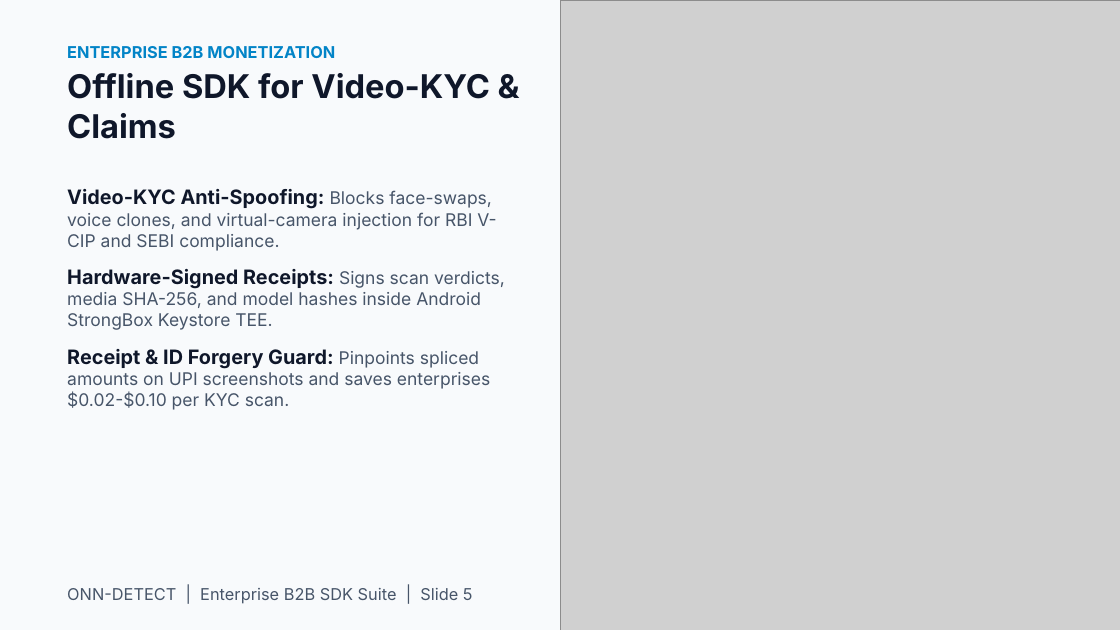
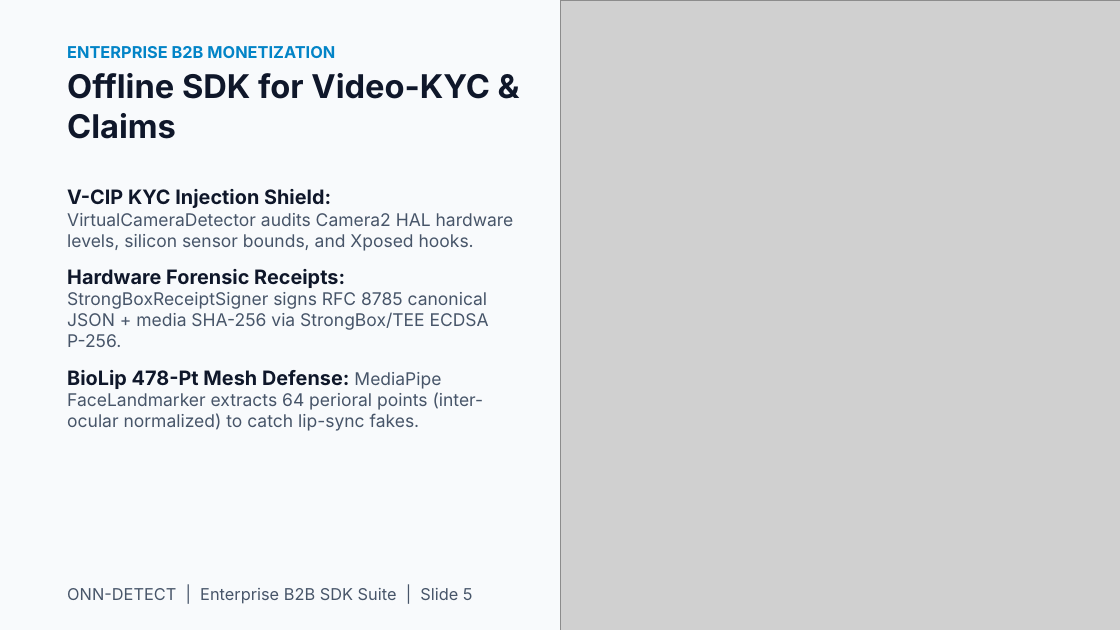
Before and after one commit to shubhamiitshk/Onn-Detect-, a slide deck: slide 5 of ONN_DETECT_PITCH_DECK_Z21_KGP_FORGE.pptx. Drawn at 1120x630 pixels with LibreOffice and Linux fonts; fonts in the diff are those of the drawing; grey boxes stand for pictures. Boxes give left, top, right and bottom in pixels: in the first picture for what was removed or moved away, otherwise in the second. Text is boxed around its words. In the diff, an @@ line names an element or a change of style, - is before the commit and + after.

```diff
--- a/ONN_DETECT_PITCH_DECK_Z21_KGP_FORGE.pptx
+++ b/ONN_DETECT_PITCH_DECK_Z21_KGP_FORGE.pptx
@@ text at (67,189,514,431): text changed @@
-Video-KYC Anti-Spoofing: Blocks face-swaps, voice clones, and virtual-camera injection for RBI V-CIP and SEBI compliance.
-Hardware-Signed Receipts: Signs scan verdicts, media SHA-256, and model hashes inside Android StrongBox Keystore TEE.
-Receipt & ID Forgery Guard: Pinpoints spliced amounts on UPI screenshots and saves enterprises $0.02-$0.10 per KYC scan.
+V-CIP KYC Injection Shield: VirtualCameraDetector audits Camera2 HAL hardware levels, silicon sensor bounds, and Xposed hooks.
+Hardware Forensic Receipts: StrongBoxReceiptSigner signs RFC 8785 canonical JSON + media SHA-256 via StrongBox/TEE ECDSA P-256.
+BioLip 478-Pt Mesh Defense: MediaPipe FaceLandmarker extracts 64 perioral points (inter-ocular normalized) to catch lip-sync fakes.
```
Also in this commit, not shown: 9 other slides changed, 3 other files.
